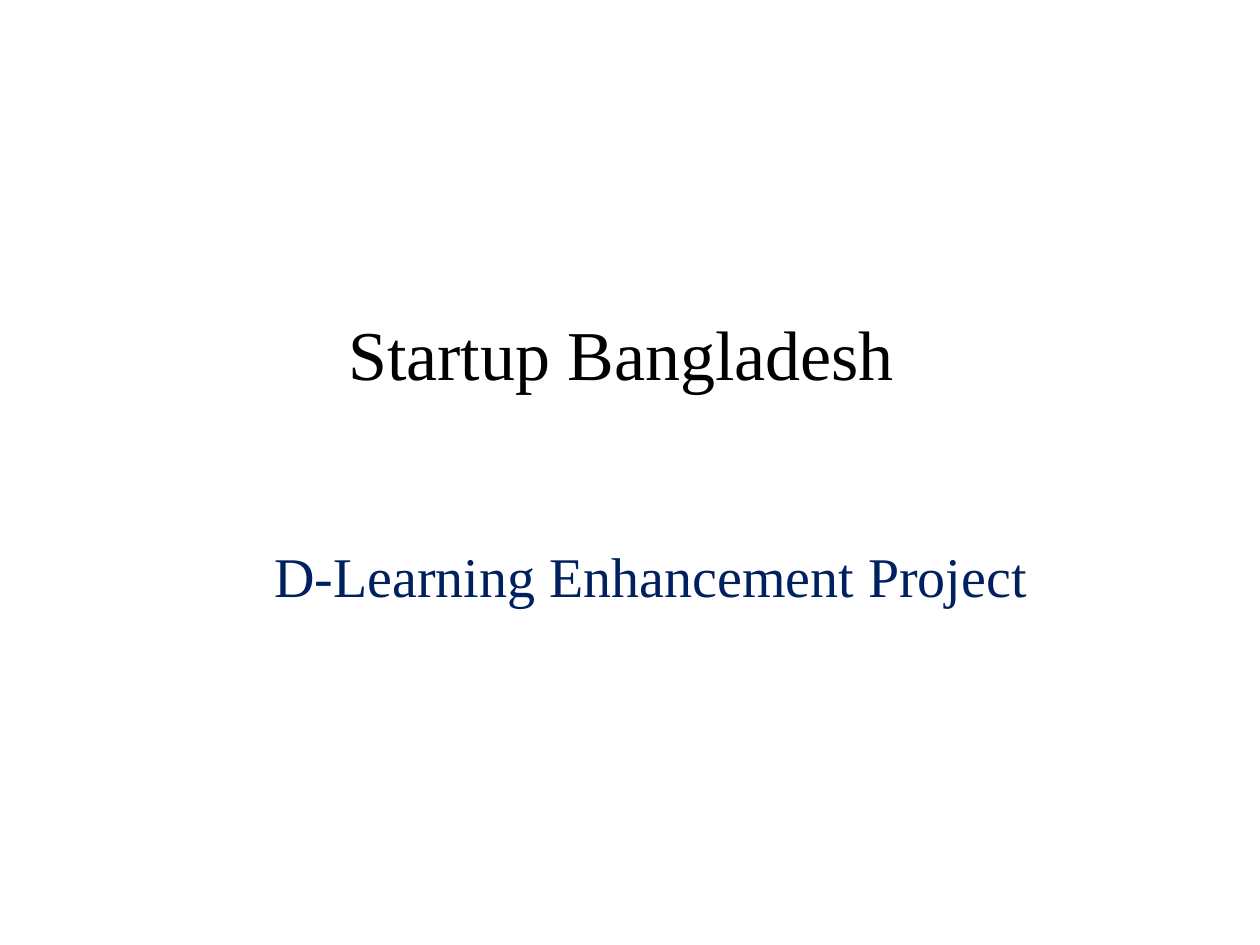
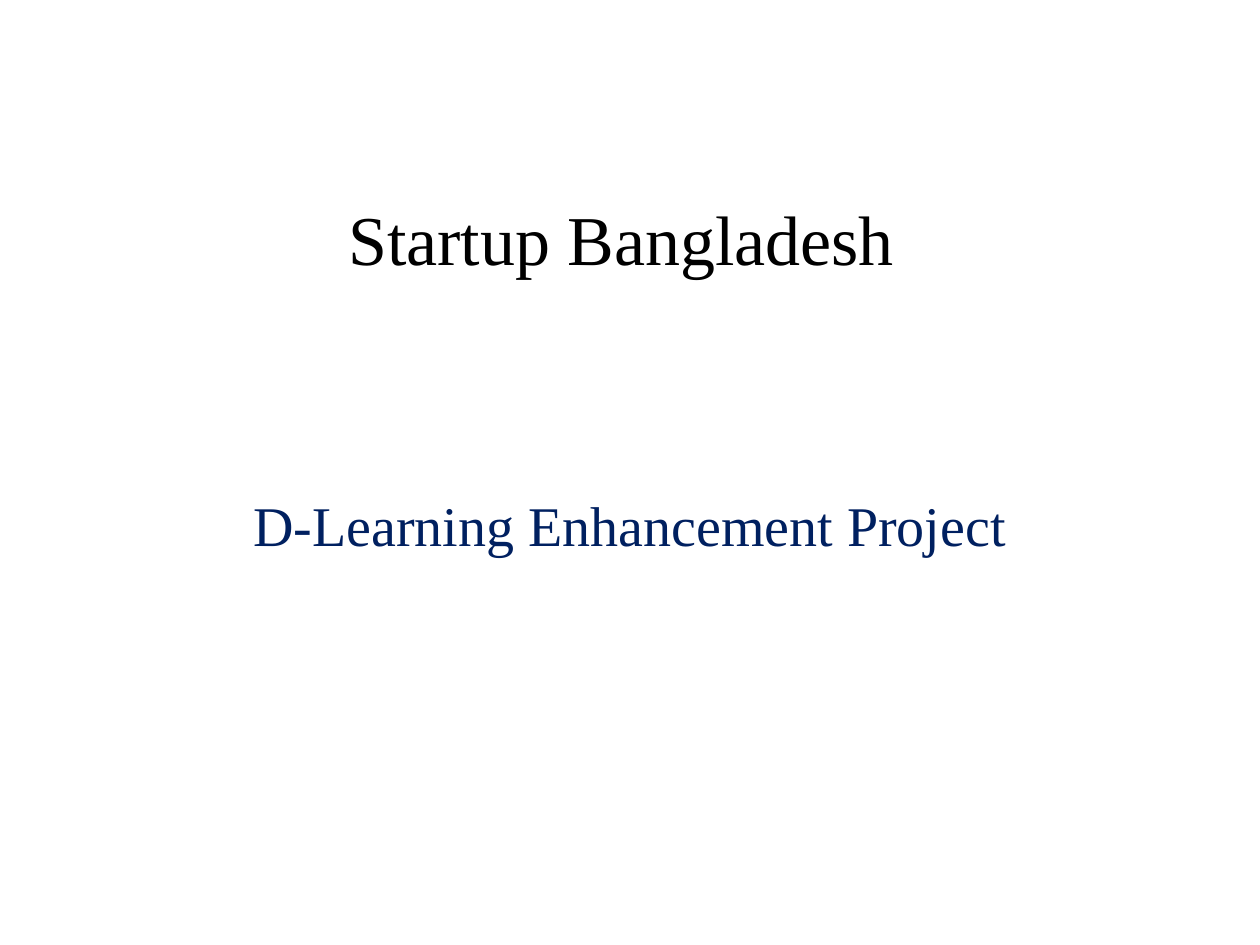
Before and after one commit to Shuvoneel/SRCL, a slide deck: slide 1 of Startup/Presentation_iDEA.pptx. Drawn at 1260x945 pixels with LibreOffice and Linux fonts; fonts in the diff are those of the drawing. Boxes give left, top, right and bottom in pixels: in the first picture for what was removed or moved away, otherwise in the second. Text is boxed around its words. In the diff, an @@ line names an element or a change of style, - is before the commit and + after.

```diff
--- a/Startup/Presentation_iDEA.pptx
+++ b/Startup/Presentation_iDEA.pptx
@@ title "Startup Bangladesh": place and size @@
-title "Startup Bangladesh" at [348, 331, 894, 393]
+title "Startup Bangladesh" at [348, 216, 894, 278]
@@ subtitle "D-Learning Enhancement Project": place and size @@
-subtitle "D-Learning Enhancement Project" at [274, 558, 1027, 608]
+subtitle "D-Learning Enhancement Project" at [253, 507, 1006, 557]
```
Also in this commit, not shown: 23 other slides changed, 22 other files.
